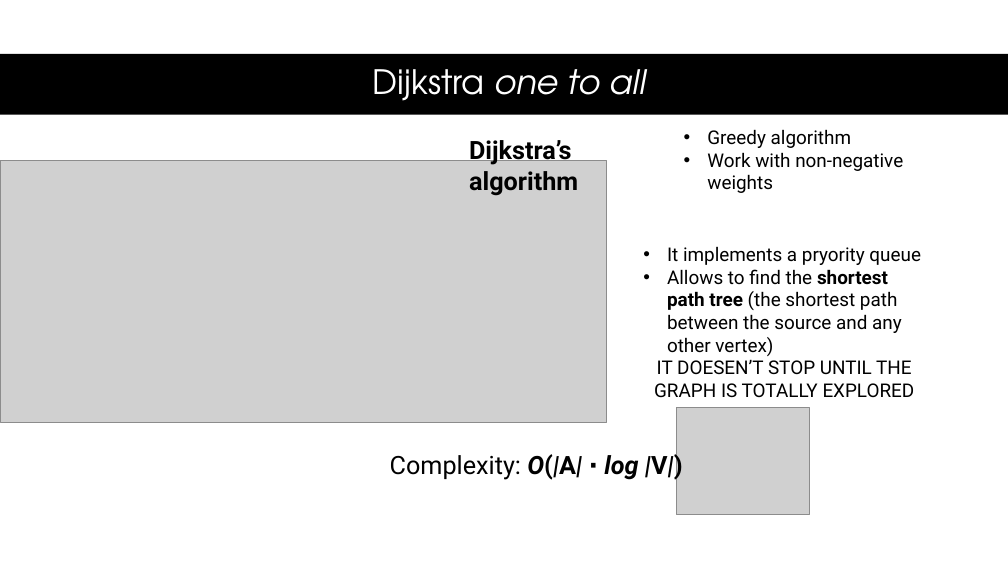
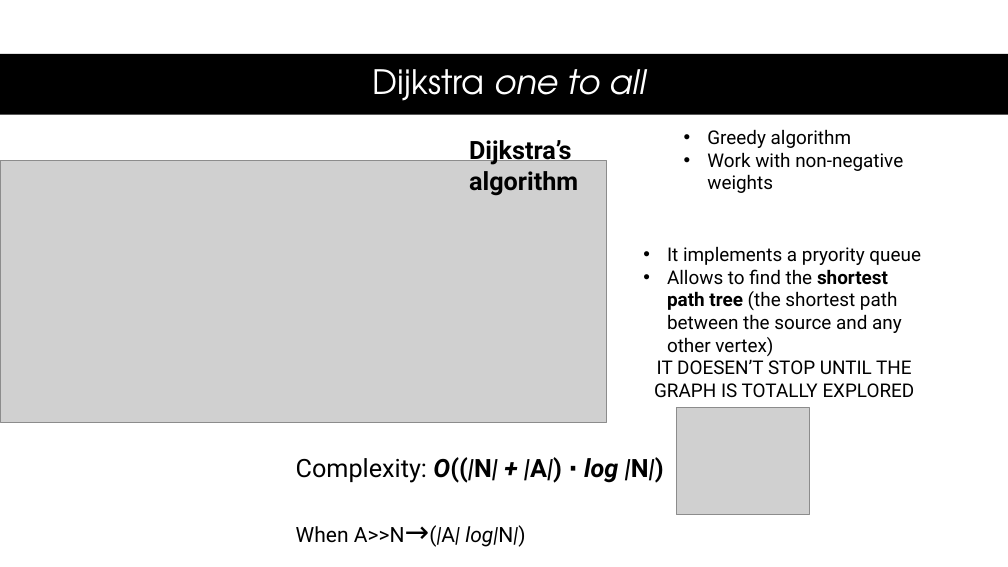
Before and after one commit to AndreaRoss96/MulticriteriaShortestPathsProblem, a slide deck: slide 6 of notes/Bicriteria Paths Problem.pptx. Drawn at 1008x567 pixels with LibreOffice and Linux fonts; fonts in the diff are those of the drawing; grey boxes stand for pictures. Boxes give left, top, right and bottom in pixels: in the first picture for what was removed or moved away, otherwise in the second. Text is boxed around its words. In the diff, an @@ line names an element or a change of style, - is before the commit and + after.

```diff
--- a/notes/Bicriteria Paths Problem.pptx
+++ b/notes/Bicriteria Paths Problem.pptx
@@ text at [296,457,664,547]: text changed; bold off @@
-Complexity: O(|A| ∙ log |V|)
+Complexity: O((|N| + |A|) ∙ log |N|)
+When A>>N→(|A| log|N|)
```
Also in this commit, not shown: 1 other slide changed, 1 slide added, 7 other files.
